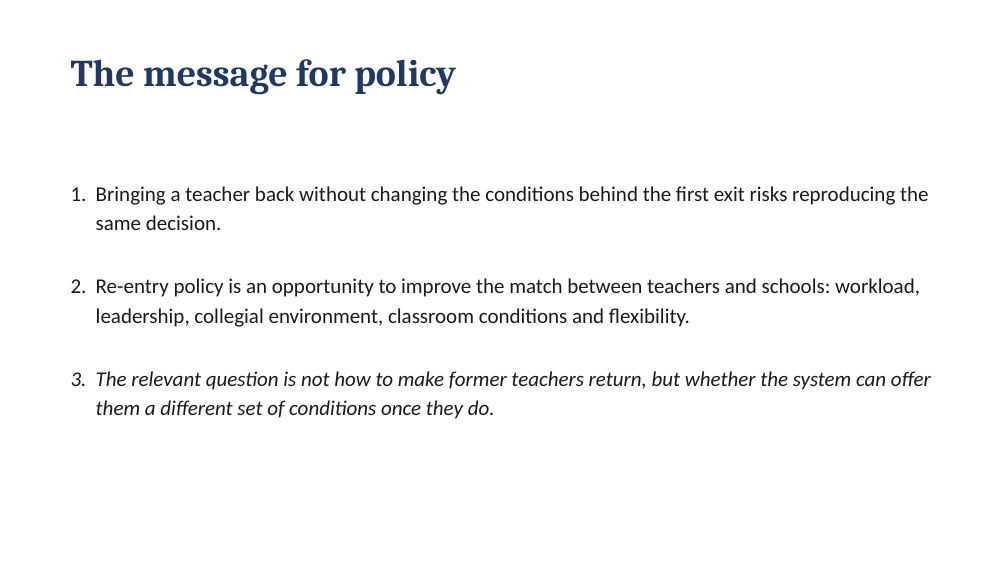
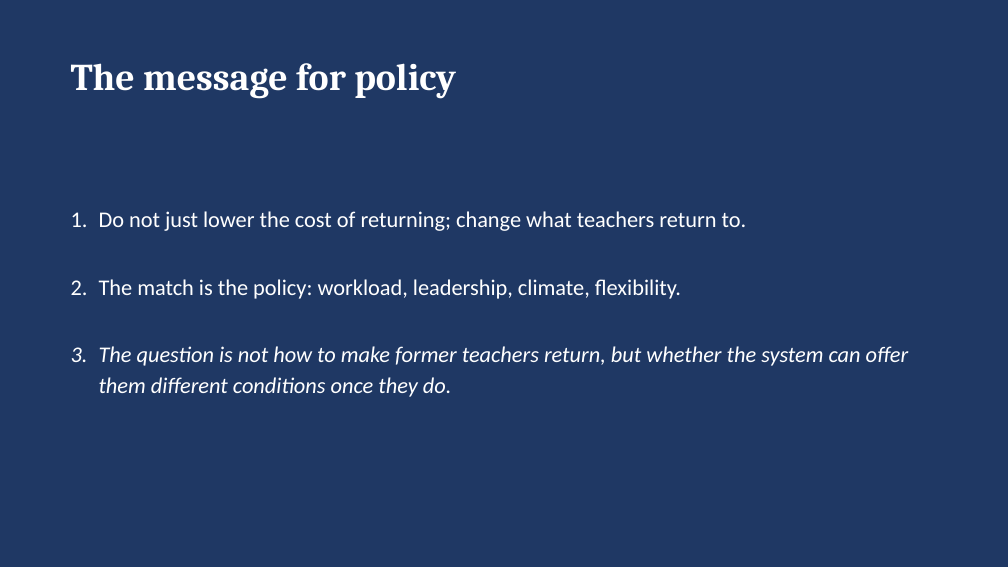
Before and after one commit to jedr1-ship-it/Former-Teachers, a slide deck: slide 6 of Former_Teachers_key_messages.pptx (slide 7 before the commit). Drawn at 1008x567 pixels with LibreOffice and Linux fonts; fonts in the diff are those of the drawing. Boxes give left, top, right and bottom in pixels: in the first picture for what was removed or moved away, otherwise in the second. Text is boxed around its words. In the diff, an @@ line names an element or a change of style, - is before the commit and + after.

```diff
--- a/Former_Teachers_key_messages.pptx
+++ b/Former_Teachers_key_messages.pptx
@@ background #FFFFFF to #1F3864 @@
@@ text "The message for policy" at [71, 63, 456, 98]: text colour #1F3864 to #FFFFFF @@
@@ text at [99, 211, 908, 397]: text changed; size 15 to 16 pt; text colour #1A1A1A to #FFFFFF @@
-1. Bringing a teacher back without changing the conditions behind the first exit risks reproducing the same decision.
-2. Re-entry policy is an opportunity to improve the match between teachers and schools: workload, leadership, collegial environment, classroom conditions and flexibility.
-3. The relevant question is not how to make former teachers return, but whether the system can offer them a different set of conditions once they do.
+1. Do not just lower the cost of returning; change what teachers return to.
+2. The match is the policy: workload, leadership, climate, flexibility.
+3. The question is not how to make former teachers return, but whether the system can offer them different conditions once they do.
```
Also in this commit, not shown: 3 other slides changed, 2 slides added, 3 slides removed.
